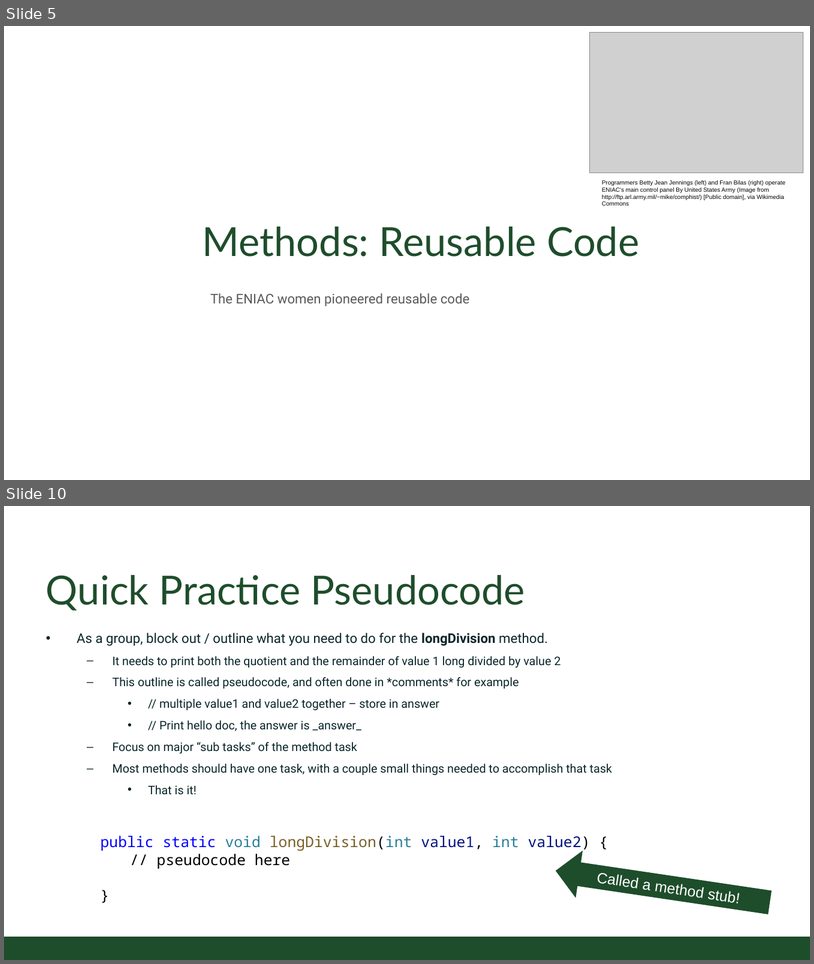
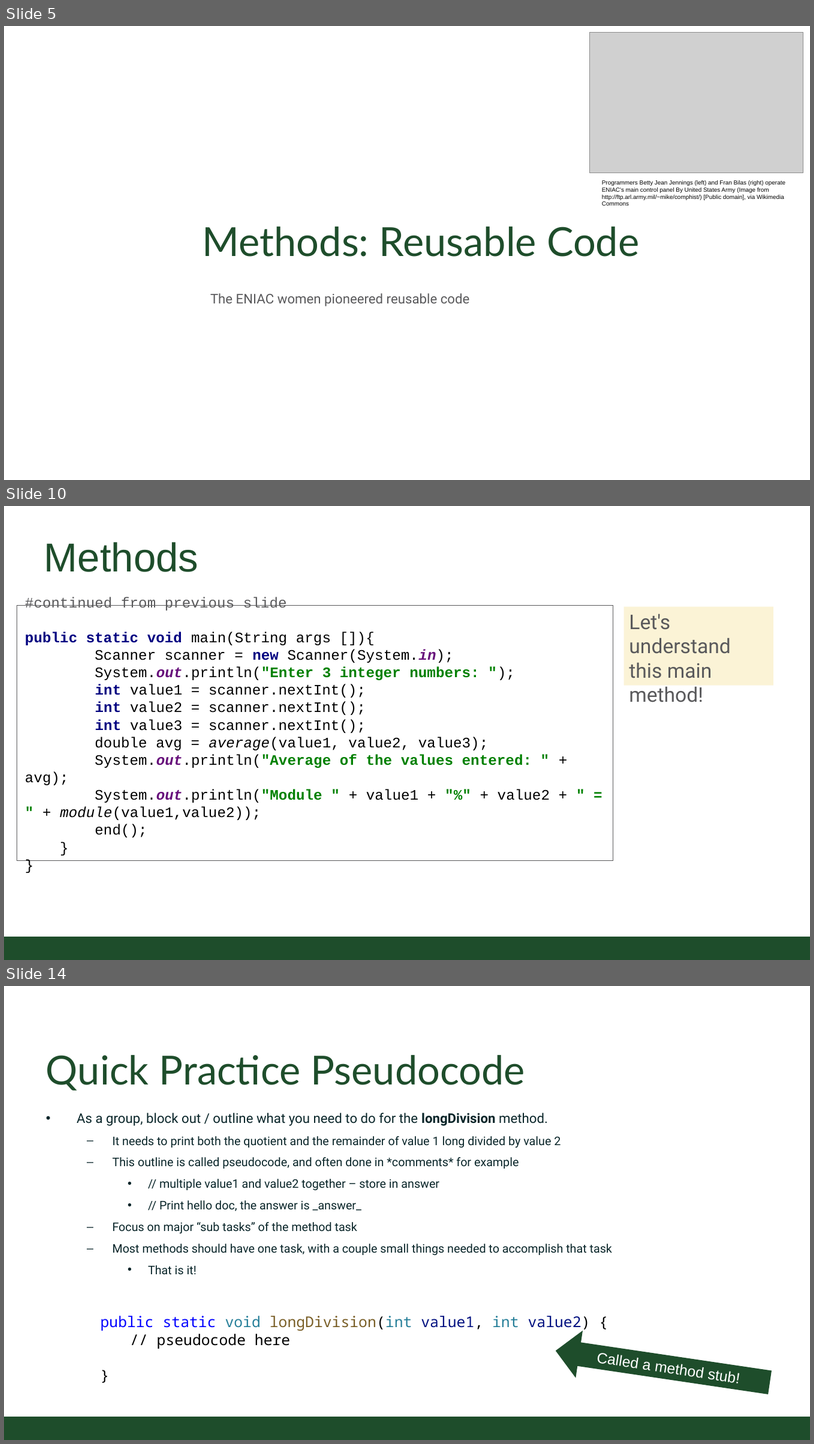
Before and after one commit to CSU-CompSci-CS163-4/Handouts, a slide deck: slides/On-Campus/02_02_ObjectsMethods.pptx. Shown one above the other, each under a label of ours: slides 5 and 10 before the commit, slides 5, 10 and 14 after it; the slides between them are not shown. The pictures are 814x964 and 814x1444 pixels, drawn with LibreOffice and Linux fonts; fonts in the diff are those of the drawing; grey boxes stand for pictures; background and template pictures are left out. Boxes give left, top, right and bottom in pixels: in the first picture for what was removed or moved away, otherwise in the second. Text is boxed around its words. In the diff, an @@ line names an element or a change of style, - is before the commit and + after.

Commit message:
Methods and Objects Lecture updated

```diff
--- a/slides/On-Campus/02_02_ObjectsMethods.pptx
+++ b/slides/On-Campus/02_02_ObjectsMethods.pptx
@@ slide 10 added at <box>4,506,810,960</box>, background #FFFFFF @@
@@ title added at <box>44,542,198,572</box>, 54.4 pt, text #1E4D2B @@
+Methods
@@ rectangle added at <box>17,605,613,861</box>, fill #FFFFFF, outline #59595B 0.75 pt, 19.6 pt, text #000000 @@
+#continued from previous slide
+public static void main(String args []){
+Scanner scanner = new Scanner(System.in);
+System.out.println("Enter 3 integer numbers: ");
+int value1 = scanner.nextInt();
+int value2 = scanner.nextInt();
+int value3 = scanner.nextInt();
+double avg = average(value1, value2, value3);
+System.out.println("Average of the values entered: " + avg);
+System.out.println("Module " + value1 + "%" + value2 + " = " + module(value1,value2));
+end();
+}
+}
@@ rectangle added at <box>624,606,774,685</box>, fill #FBF3D6, 27.2 pt, text #59595B @@
+Let's understand this main method!
@@ rectangle added at <box>4,936,810,960</box>, fill #1E4D2B @@
@@ what was slide 10 is now slide 14 @@
```
Also in this commit, not shown: 5 slides changed, 9 other slides added, 5 slides removed.
